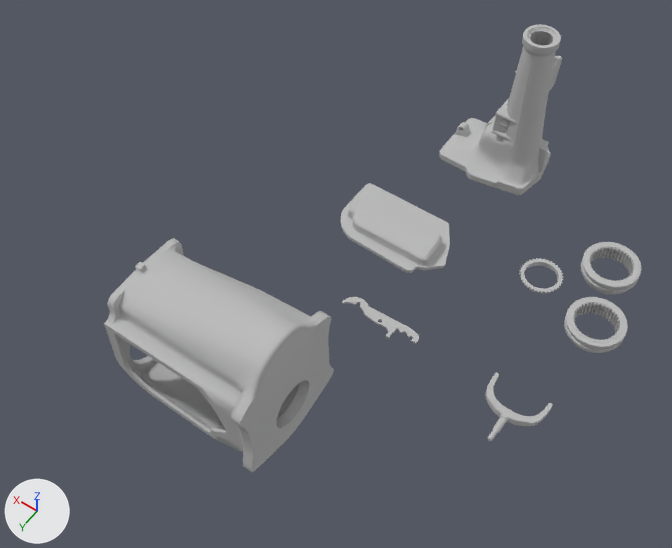
Before and after pictures for a commit that changed the OBJ model Maya/scenes/Daniel'stexturs.obj.
One viewpoint serves both versions: a 50 mm lens placed at (-19.3, 38.3, 54.2), pointed at (2.1, 8.4, 7.3). Lighting does not change. The marker at lower left points along +X, +Y and +Z. Where no turn or scale is listed for an object, it has been applied to the vertices. Vertices at the same position are counted once.

The scene before the commit, as lines of its bpy script (objects in view):
```python
me_daniel_stexturs = bpy.data.meshes.new("Daniel'stexturs")
me_daniel_stexturs.from_pydata(...)  # 13442 vertices, 12829 faces; spans x -14.4..8.8, y -16.7..22.0, z -0.6..14.3
me_daniel_stexturs.materials.append(mat_initialshadinggroup)  # grey #bcbcbc
ob_daniel_stexturs = bpy.data.objects.new("Daniel'stexturs", me_daniel_stexturs)
ob_daniel_stexturs.location = (0.0, 0.0, 0.0)
```
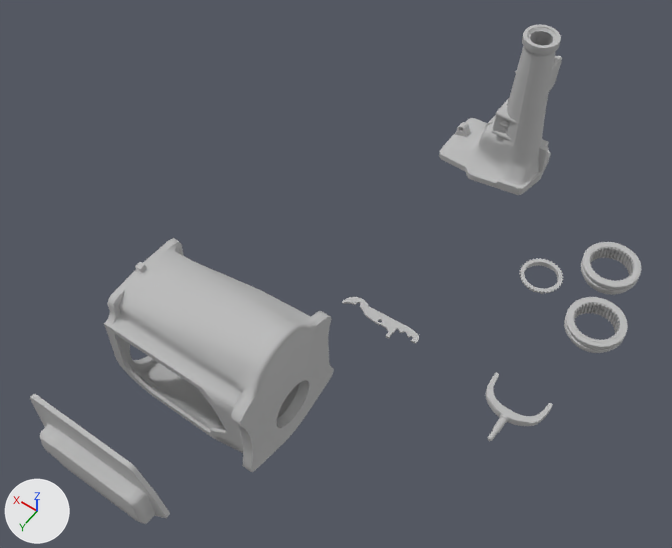
The change in detail:
me_daniel_stexturs is used by ob_daniel_stexturs; location (0.0, 0.0, 0.0).
me_daniel_stexturs had 13442 vertices, 12829 faces and spanned x -14.4..8.8, y -16.7..22.0, z -0.6..14.3.
me_daniel_stexturs now has 15002 vertices, 13609 faces and spans x -14.4..8.8, y -16.7..28.0, z -0.6..14.3.
me_daniel_stexturs part 1: a new loose piece of 804 vertices spanning x -0.3..8.8, y 26.8..28.0, z 5.6..11.2, in mat_initialshadinggroup (grey #bcbcbc).
me_daniel_stexturs part 2: the loose piece of 804 vertices spanning x -1.2..8.0, y -4.2..1.4, z 1.1..2.3 is deleted.

What differs and where, as boxes [x1, y1, x2, y2] in the pictures (672 x 548 px):
"Daniel'stexturs", reshaped (14% wider, 12% taller)
    before: [104, 24, 641, 472]
    after: [30, 24, 641, 524]
part 1 of me_daniel_stexturs, added
    after: [30, 394, 170, 524]
part 2 of me_daniel_stexturs, deleted
    before: [341, 183, 450, 273]
